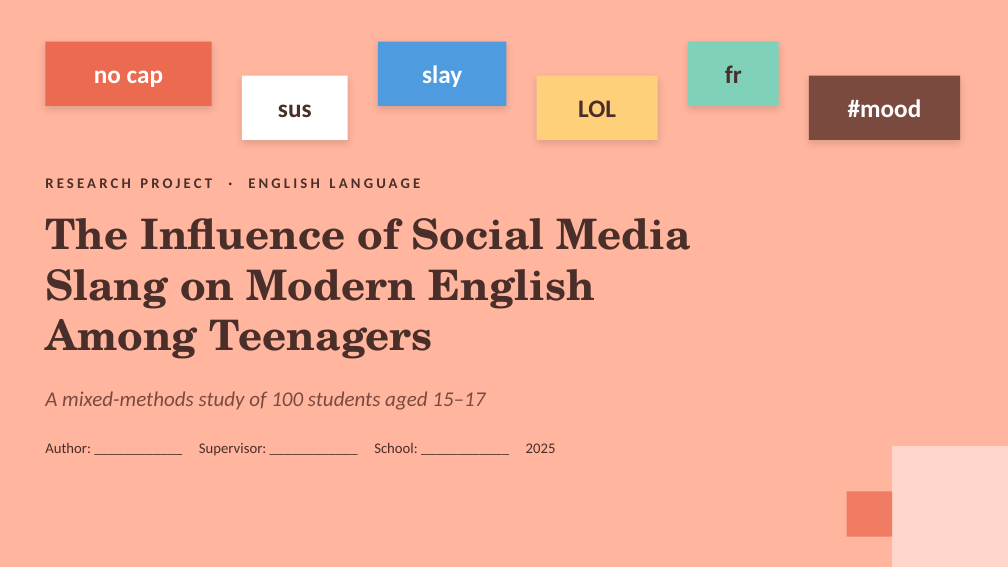
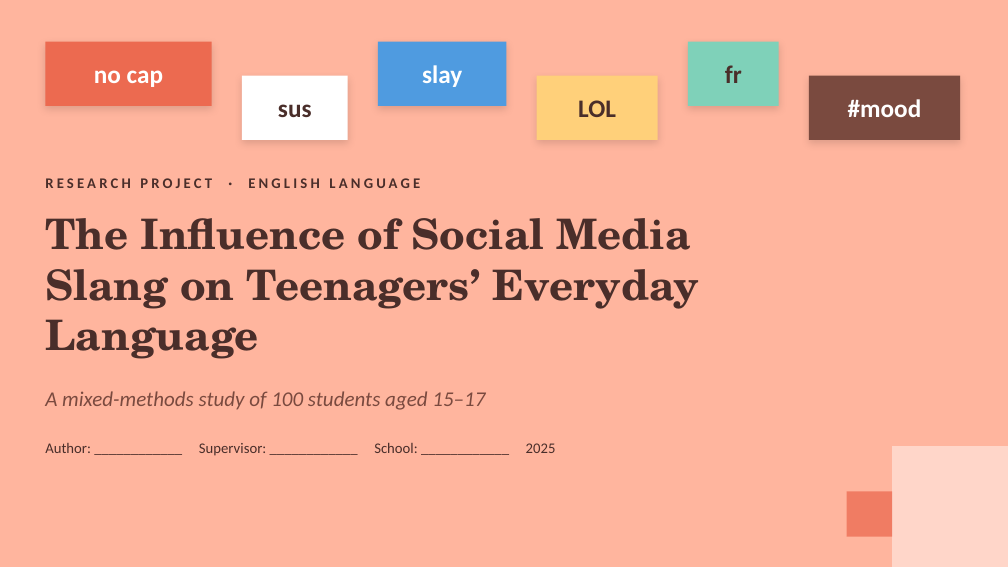
Before and after one commit to araymyrkieva9-sketch/english-daptar, a slide deck: slide 1 of variants/Slang_Presentation_4_Soft_Coral.pptx. Drawn at 1008x567 pixels with LibreOffice and Linux fonts; fonts in the diff are those of the drawing. Boxes give left, top, right and bottom in pixels: in the first picture for what was removed or moved away, otherwise in the second. Text is boxed around its words. In the diff, an @@ line names an element or a change of style, - is before the commit and + after.

```diff
--- a/variants/Slang_Presentation_4_Soft_Coral.pptx
+++ b/variants/Slang_Presentation_4_Soft_Coral.pptx
@@ title at <box>45,218,700,359</box>: text changed @@
-The Influence of Social Media Slang on Modern English Among Teenagers
+The Influence of Social Media Slang on Teenagers’ Everyday Language
```
Also in this commit, not shown: 17 other slides changed, 3 other files.
